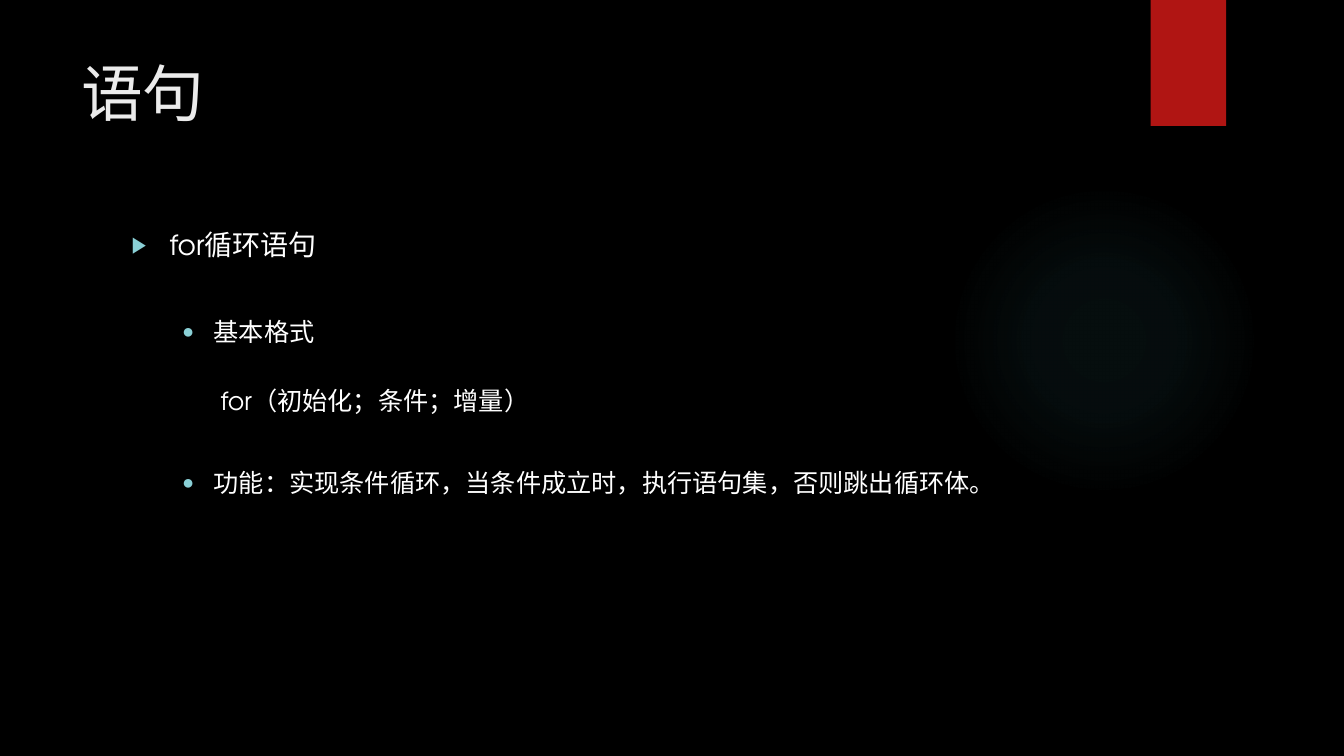
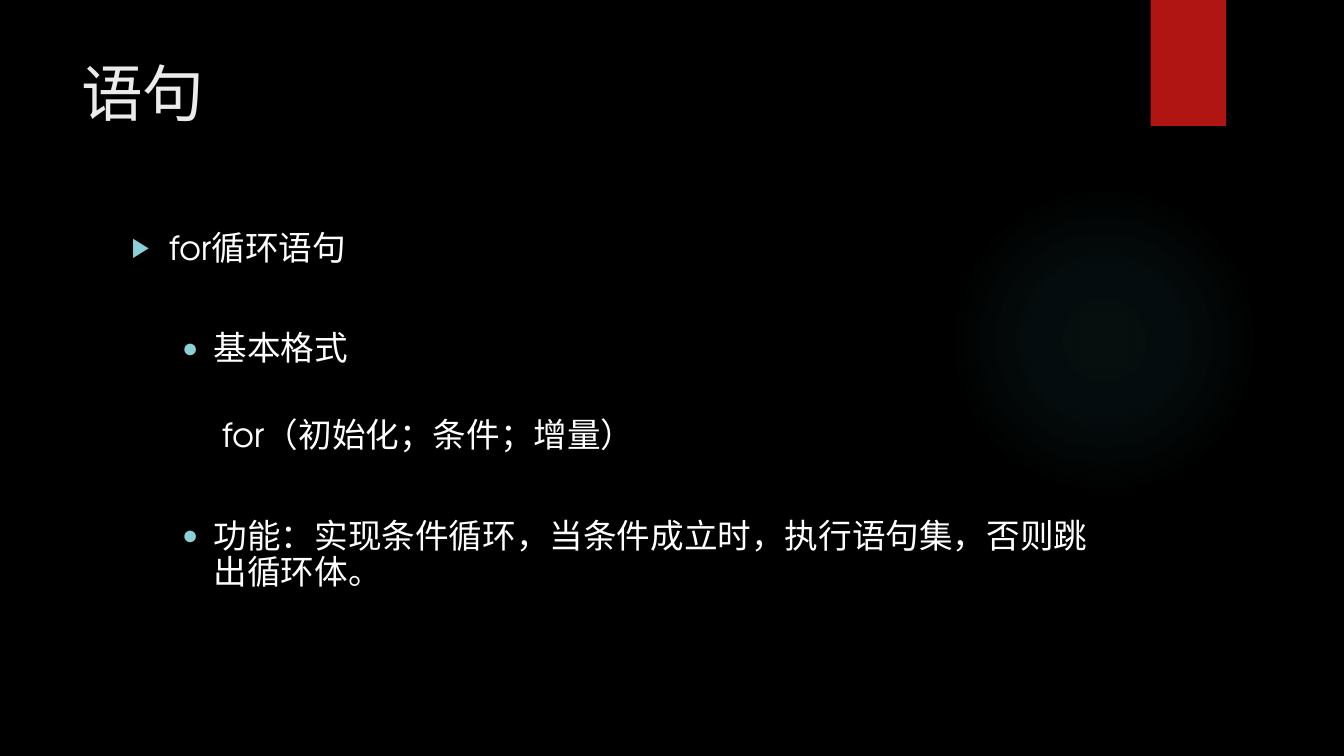
Before and after one commit to chunchill/WEB-Training, a slide deck: slide 18 of 03.JavaScript/JavaScript York.pptx. Drawn at 1344x756 pixels with LibreOffice and Linux fonts; fonts in the diff are those of the drawing; background and template pictures are left out. Boxes give left, top, right and bottom in pixels: in the first picture for what was removed or moved away, otherwise in the second. Text is boxed around its words. In the diff, an @@ line names an element or a change of style, - is before the commit and + after.

```diff
--- a/03.JavaScript/JavaScript York.pptx
+++ b/03.JavaScript/JavaScript York.pptx
@@ text "for循环语句" at <box>170,232,1088,587</box>: size 20 to 24 pt in "for循环语句"; size 18 to 24 pt in "基本格式", "for（初始化；条件；增量）", "功能：实现条件循环，当条件成立时，执行语句集，否则跳出循环体。" @@
```
Also in this commit, not shown: 18 other slides changed, 2 slides added, 16 other files.
